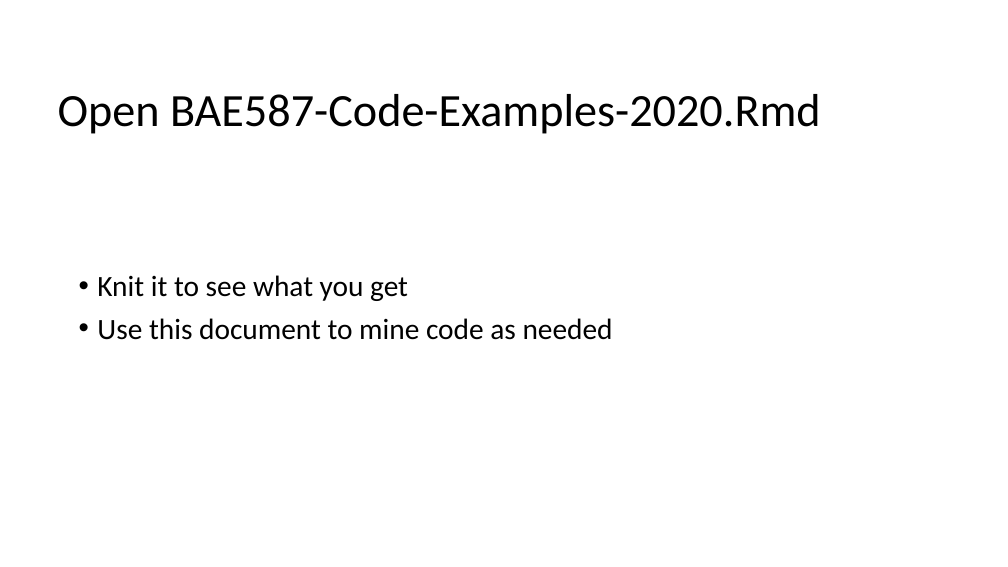
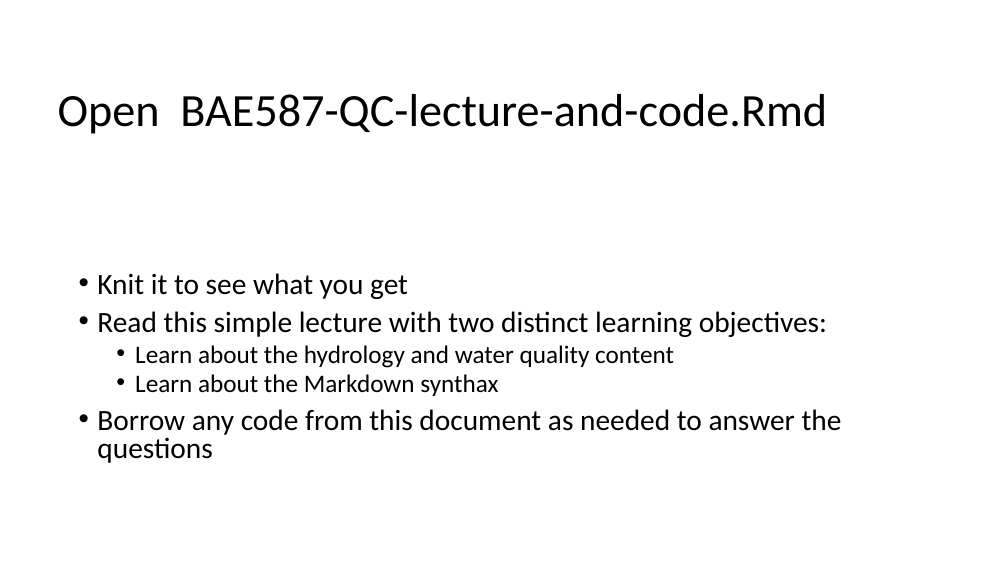
Before and after one commit to francoisbirgand/QClab587, a slide deck: slide 32 of BAE587-QCHmk5-usingR.pptx (slide 33 before the commit). Drawn at 1008x567 pixels with LibreOffice and Linux fonts; fonts in the diff are those of the drawing. Boxes give left, top, right and bottom in pixels: in the first picture for what was removed or moved away, otherwise in the second. Text is boxed around its words. In the diff, an @@ line names an element or a change of style, - is before the commit and + after.

```diff
--- a/BAE587-QCHmk5-usingR.pptx
+++ b/BAE587-QCHmk5-usingR.pptx
@@ title at bbox=[58, 94, 827, 134]: text changed @@
-Open BAE587-Code-Examples-2020.Rmd
+Open BAE587-QC-lecture-and-code.Rmd
@@ text at bbox=[97, 273, 408, 299]: line spacing 0.9 to 0.8 @@
@@ text at bbox=[97, 311, 842, 463]: text changed @@
-• Use this document to mine code as needed
+• Read this simple lecture with two distinct learning objectives:
+  • Learn about the hydrology and water quality content
+  • Learn about the Markdown synthax
+• Borrow any code from this document as needed to answer the questions
```
Also in this commit, not shown: 6 other slides changed, 3 slides added, 4 slides removed, 3 other files.
